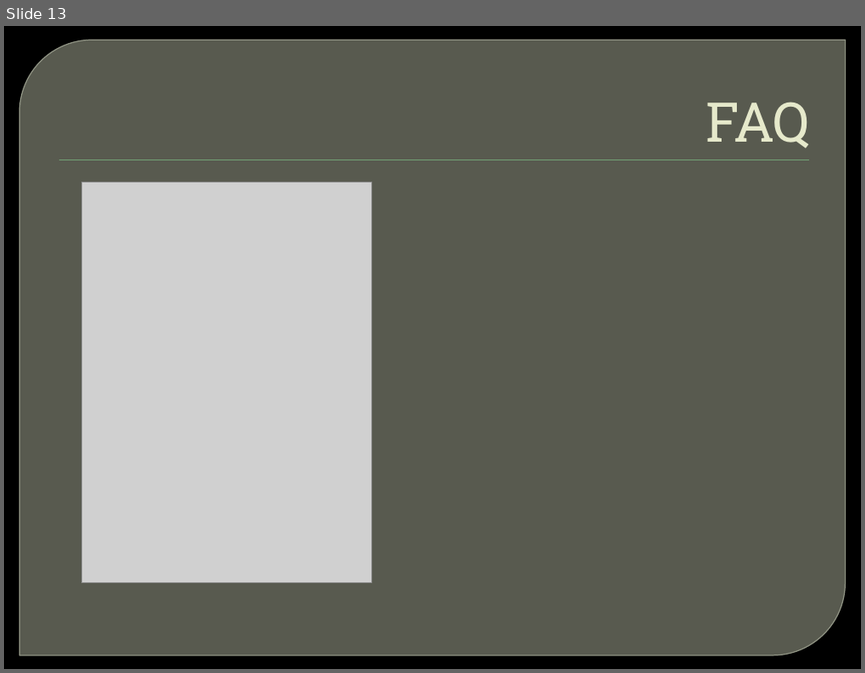
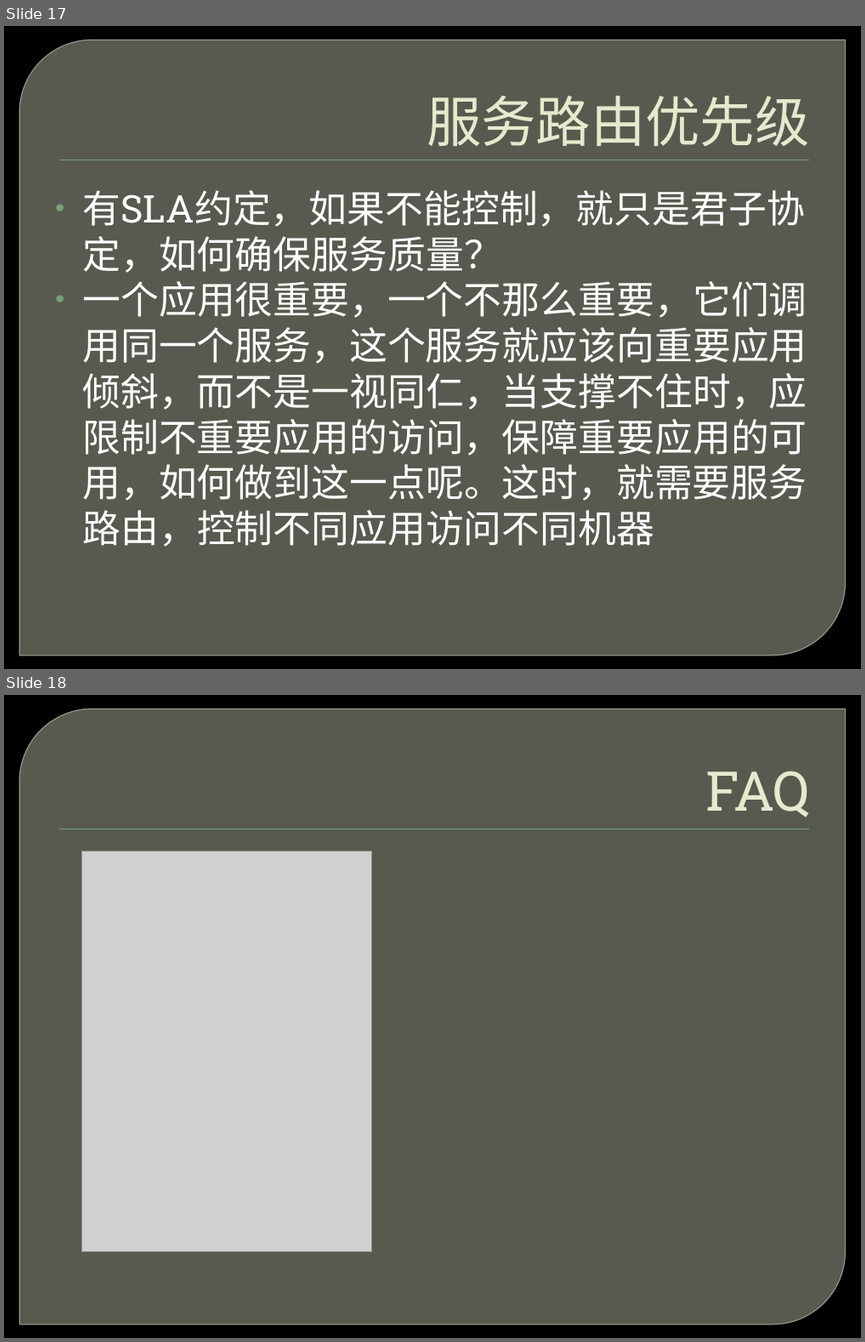
Before and after one commit to ghj1976/lecture, a slide deck: SOA服务发现/服务发现.pptx. Shown one above the other, each under a label of ours: slide 13 before the commit, slides 17 and 18 after it. The pictures are 865x673 and 865x1342 pixels, drawn with LibreOffice and Linux fonts; fonts in the diff are those of the drawing; grey boxes stand for pictures; background and template pictures are left out. Boxes give left, top, right and bottom in pixels: in the first picture for what was removed or moved away, otherwise in the second. Text is boxed around its words. In the diff, an @@ line names an element or a change of style, - is before the commit and + after.

```diff
--- a/SOA服务发现/服务发现.pptx
+++ b/SOA服务发现/服务发现.pptx
@@ slide 17 added at box(4, 26, 861, 669), background picture (left out); not listed: 2 template elements that a slide beside it also shows @@
@@ title added at box(426, 96, 810, 147), 46 pt, text #E7EACB @@
+服务路由优先级
@@ text added at box(83, 190, 807, 546), 32 pt, text #FFFFFF @@
+• 有SLA约定，如果不能控制，就只是君子协定，如何确保服务质量？
+• 一个应用很重要，一个不那么重要，它们调用同一个服务，这个服务就应该向重要应用倾斜，而不是一视同仁，当支撑不住时，应限制不重要应用的访问，保障重要应用的可用，如何做到这一点呢。这时，就需要服务路由，控制不同应用访问不同机器
@@ what was slide 13 is now slide 18 @@
```
Also in this commit, not shown: 7 slides changed, 5 other slides added, 1 slide removed, 6 other files.
